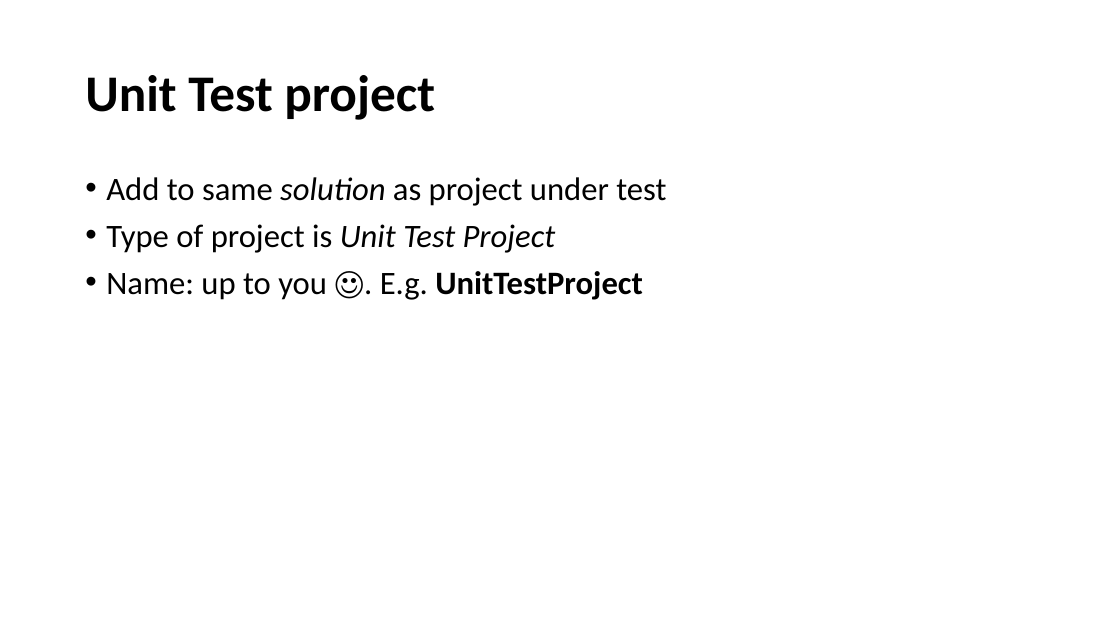
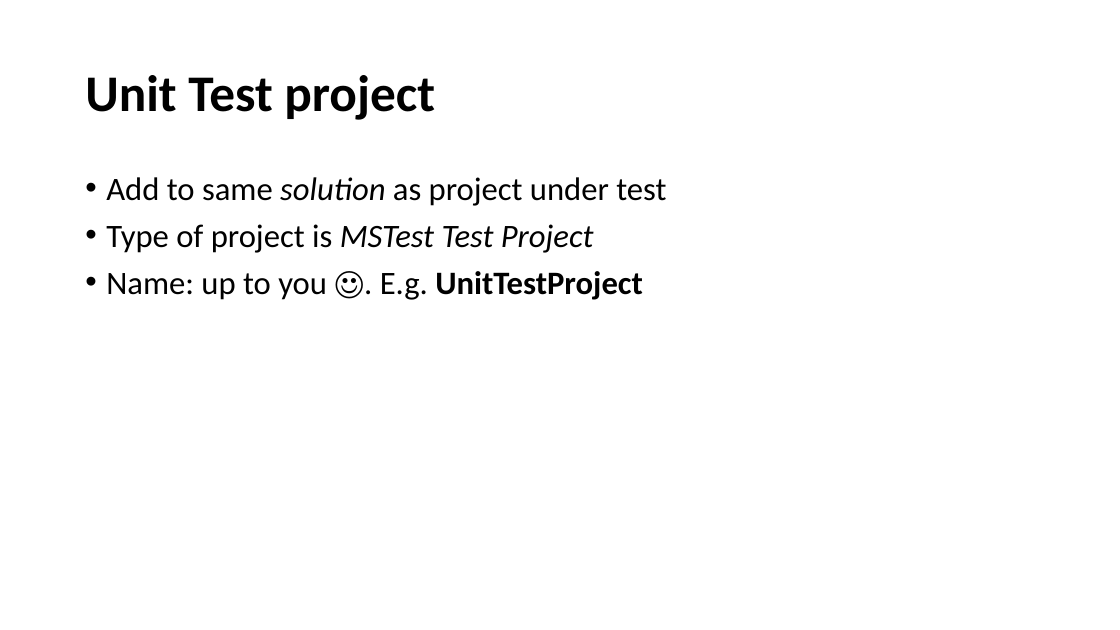
Before and after one commit to perslaursen/OOProg22, a slide deck: slide 5 of Chap/UnitTest/Presentations/Unit Tests.pptx. Drawn at 1120x630 pixels with LibreOffice and Linux fonts; fonts in the diff are those of the drawing. Boxes give left, top, right and bottom in pixels: in the first picture for what was removed or moved away, otherwise in the second. Text is boxed around its words. In the diff, an @@ line names an element or a change of style, - is before the commit and + after.

Commit message:
Small updates to Unit Test chapter
Small updates to Unit Test chapter

```diff
--- a/Chap/UnitTest/Presentations/Unit Tests.pptx
+++ b/Chap/UnitTest/Presentations/Unit Tests.pptx
@@ text at <box>106,224,594,253</box>: text changed; italic on @@
-• Type of project is Unit Test Project
+• Type of project is MSTest Test Project
```
Also in this commit, not shown: 1 other slide changed, 5 slides added, 5 slides removed, 1 other file.
